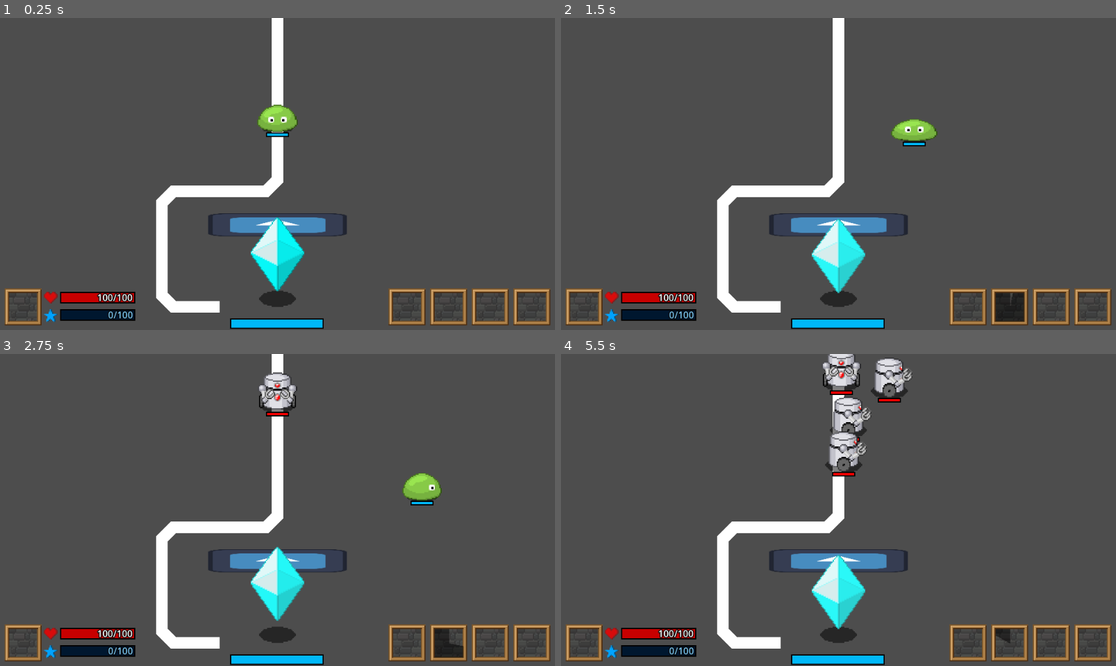
Above: before the commit, frames 1-4 (two rows, left to right).
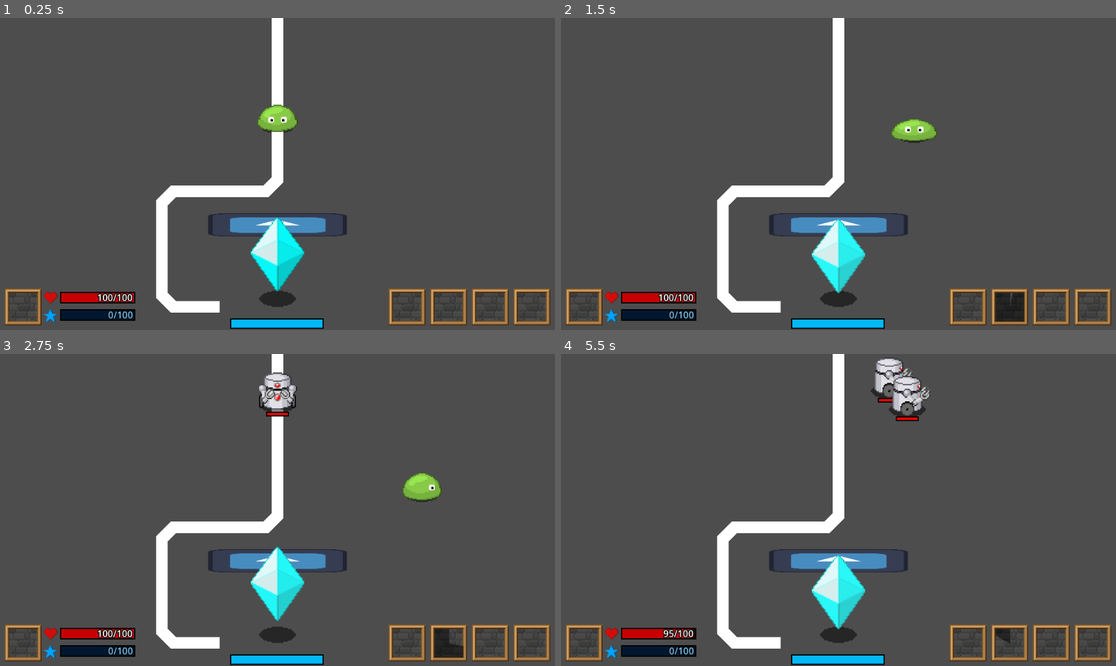
Above: after the commit, the same moments.

Repository: EthanLac13/monsters_vs_machines
Game: Godot game, scene res://scenes/MainScene.tscn
Same seed, same stepped clock (60 frames per second), same inputs: the game is played once before the commit and once after it. The engine's default icon, where the game draws it, is replaced by a stand-in: a white triangle on a blue panel in a dark square.
Inputs:
- Up to frame 1 (0.25 s): no input
- Up to frame 2 (1.5 s): hold Right (InputRight) 0.53-1.28 s; tap Q (UseMove1) at 0.6 s; hold Down (InputDown) from 1.28 s (still down); tap W (UseMove2) at 1.35 s
- Up to frame 3 (2.75 s): release Down (InputDown) at 2.03 s; hold Right (InputRight) from 2.03 s (still down); tap Q (UseMove1) at 2.1 s
- Up to frame 4 (5.5 s): release Right (InputRight) at 2.78 s; hold Up (InputUp) 2.78-3.53 s; tap W (UseMove2) at 2.85, 4.35 s; hold Left (InputLeft) 3.53-5.03 s; tap Q (UseMove1) at 3.6, 5.1 s; hold Down (InputDown) from 5.03 s (still down)

The runs differ from the first frame. In frame 1, less than 0.1% of the frame differs, in the area x 47-53%, y 36-39%; in frame 2, less than 0.1%; in frame 3, less than 0.1%; in frame 4, 2.9%, in the area x 17-67%, y 0-92%.

Commit message:
Enemies can now clip through each other

Diff:
--- a/data/levels/world_0/map_0/stage_0.json
+++ b/data/levels/world_0/map_0/stage_0.json
@@ -4,7 +4,7 @@
 			"spawns": [
 				{
 					"id": 0,
-					"amount": 10,
+					"amount": 2,
 					"spawn_area": 0,
 
 					"start_secs": 1.0,
--- a/scenes/EntityTest.tscn
+++ b/scenes/EntityTest.tscn
@@ -46,9 +46,12 @@
 [node name="WallCollider" type="ShapeCast2D" parent="CollisionParent" unique_id=1293915911]
 shape = SubResource("RectangleShape2D_ocns7")
 target_position = Vector2(0, 0)
+collision_mask = 257
 collide_with_areas = true
 
 [node name="CollisionBlocker" type="Area2D" parent="CollisionParent" unique_id=379836625]
+collision_layer = 512
+collision_mask = 0
 
 [node name="CollisionShape2D" type="CollisionShape2D" parent="CollisionParent/CollisionBlocker" unique_id=12082377]
 shape = SubResource("CircleShape2D_il27e")
--- a/scenes/characters/base_ai_controller.gd
+++ b/scenes/characters/base_ai_controller.gd
@@ -46,6 +46,11 @@
 	# Enemy has no mercy by default
 	controlled_entity.mercy_timer_max = 0
 
+	# Set enemy's collision
+	if controlled_entity.faction == 1:
+		controlled_entity.wall_collider.collision_mask = 513
+		controlled_entity.collision_blocker.collision_layer = 256
+
 func _process(delta: float) -> void:
 	if controlled_entity == null:
 		queue_free()
--- a/scenes/hud/hud.gd
+++ b/scenes/hud/hud.gd
@@ -38,6 +38,11 @@
 func update_crystal_hp():
 	$CrystalHealthBar.value = crystal_node.stats_data.hp / float(crystal_node.stats_data.max_hp)
 
+# Updates the player's HP
+func update_health_bar(current_hp: float, max_hp: float):
+	$HPText.text = gauge_text_template % [current_hp, max_hp]
+	$HPBar.value = current_hp / max_hp
+
 # Updates the player's EXP
 func update_exp_bar(current_exp: float, exp_to_max: float):
 	$EXPText.text = gauge_text_template % [current_exp, exp_to_max]
--- a/scenes/player_input_controller.gd
+++ b/scenes/player_input_controller.gd
@@ -11,6 +11,10 @@
 func _ready() -> void:
 	controlled_object.ai_controller = self
 	controlled_object.hud = hud
+
+	# Hide player's mini HP bar
+	controlled_object.get_node("HealthBar").visible = false
+	controlled_object.took_damage.connect(_on_player_damaged)
 
 	# Add EXP points handler to player
 	var my_exp_handler = exp_handler_scene.instantiate()
@@ -31,3 +35,6 @@
 		controlled_object.attempt_use_move(0)
 	if Input.is_action_just_pressed("UseMove2"):
 		controlled_object.attempt_use_move(1)
+
+func _on_player_damaged():
+	hud.update_health_bar(controlled_object.stats_data.hp, controlled_object.stats_data.max_hp)
